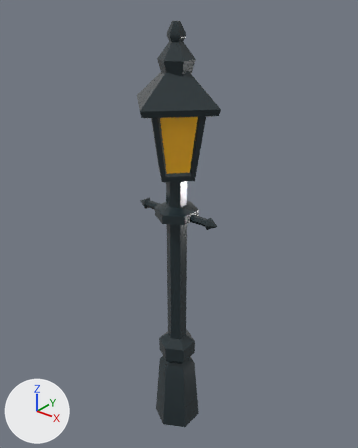
One commit to the glTF model public/models/lamp-post.gltf: the scene before it, then after it.
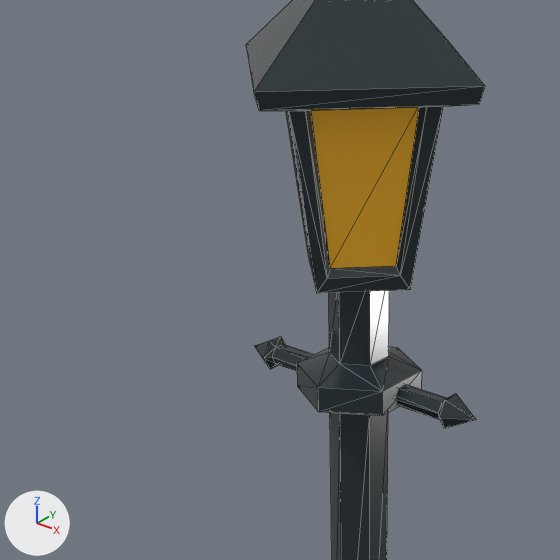
There are two pictures of each version: one whole from a camera (50 mm lens) standing at (1.91, -2.36, 3.19) and looking at (-0.04, 0.08, 1.68), one close up on the part from 14% to 69% of the width and 18% to 62% of the height. Every picture has the same lights, and +X, +Y and +Z are marked at lower left. The close-ups show mesh edges as thin lines.

The first close-up shows 'lampPost'.
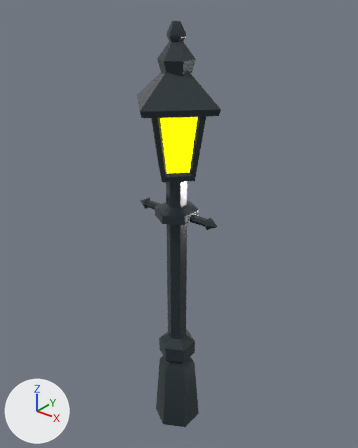
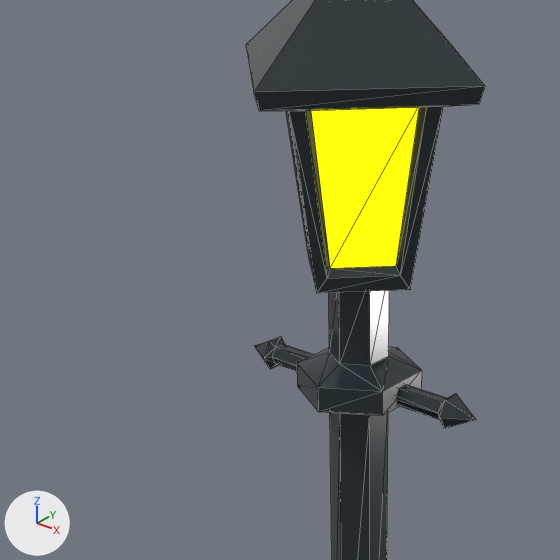
Diff of the bpy script that builds the scene:
```diff
--- a/public/models/lamp-post.gltf.py
+++ b/public/models/lamp-post.gltf.py
@@ mat_yellow_007 @@
 mat_yellow_007.roughness = 0.2
+mat_yellow_007.metallic = 1.0
+mat_yellow_007.emission_strength = 1.0
+mat_yellow_007.emission_color = (1.0, 1.0, 0.0)  # yellow #ffff00
```

Changed parts and their boxes [x1, y1, x2, y2] in the close-ups (560 x 560 px):
'lampPost', surface changed, recoloured
    both: [298, 103, 428, 272]
